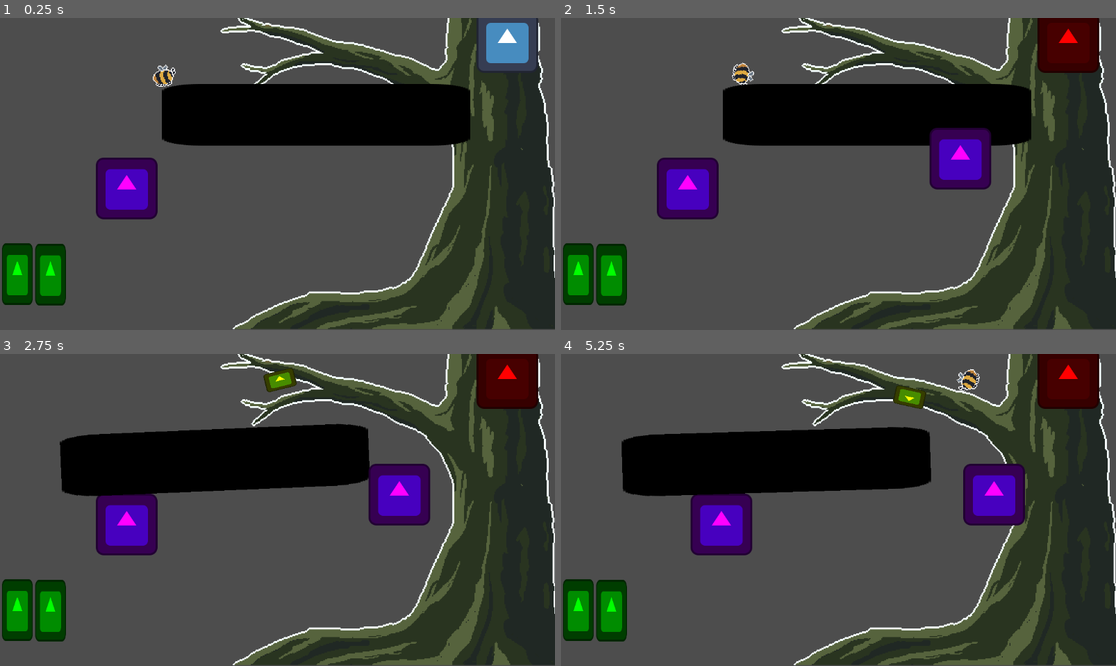
Above: before the commit, frames 1-4 (two rows, left to right).
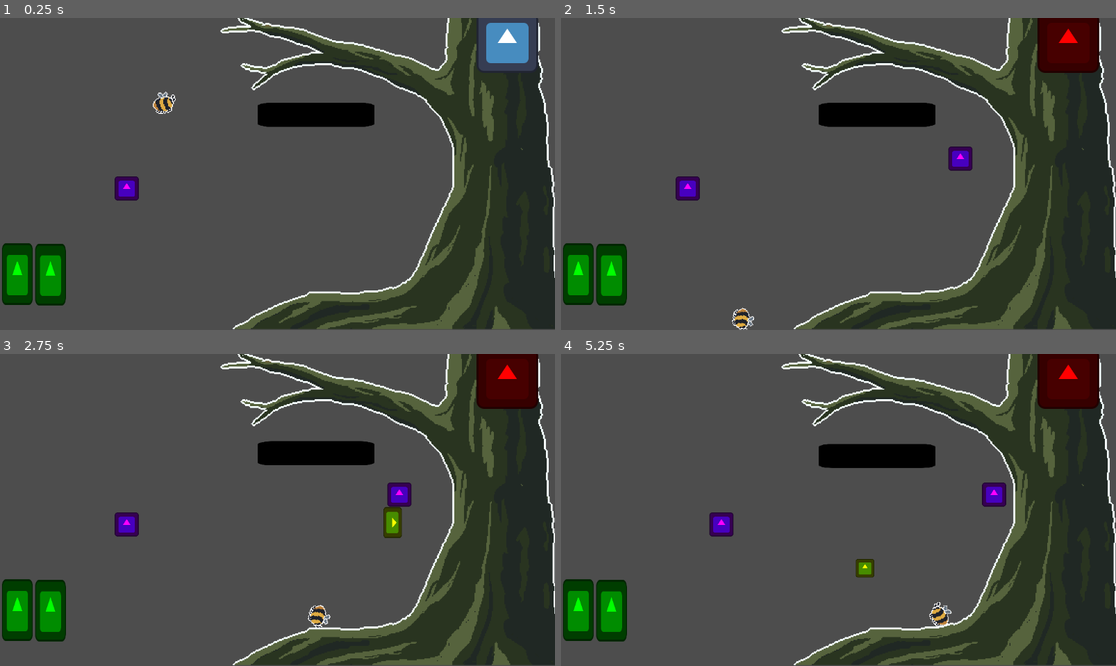
Above: after the commit, the same moments.

Repository: schmertenk/platformer
Game: Godot game, scene res://Game.tscn
Two runs of this game, one before a commit and one after it. Both use one fixed random seed, a clock stepped at 60 frames per second and the inputs below. The engine's default icon, where the game draws it, is replaced by a stand-in: a white triangle on a blue panel in a dark square.
Inputs (mouse positions are in pixels of both pictures, inside the frame that each line leads up to):
- Up to frame 1 (0.25 s): no input
- Up to frame 2 (1.5 s): click (1066, 42) at 0.5 s; tap Enter at 1.25 s; move the mouse to (960, 158) at 1.27 s; hold Right (right) from 1.28 s (still down); click (960, 158) at 1.35 s
- Up to frame 3 (2.75 s): keep holding Right (right); tap Space (jump) at 1.52, 2.27 s; move the mouse to (399, 494) at 2.02 s; right-click (399, 494) at 2.1 s
- Up to frame 4 (5.25 s): move the mouse to (894, 441) at 2.77 s; release Right (right) at 2.78 s; hold Left (left) 2.78-3.53 s; click (894, 441) at 2.85 s; move the mouse to (810, 572) at 3.52 s; hold Right (right) 3.53-5.03 s; right-click (810, 572) at 3.6 s; tap Space (jump) at 3.77, 4.52 s; move the mouse to (1005, 556) at 4.27 s; click (1005, 556) at 4.35 s; move the mouse to (672, 463) at 5.02 s; hold Left (left) from 5.03 s (still down); right-click (672, 463) at 5.1 s

The runs differ from the first frame. In frame 1, 12% of the frame differs, in the area x 17-85%, y 14-65%; in frame 2, 13%; in frame 3, 14%; in frame 4, 15%, in the area x 10-84%, y 4-88%.

Commit message:
Changed collision shapes

Diff:
--- a/Scenes/ControlPlatforms/A/A.tscn
+++ b/Scenes/ControlPlatforms/A/A.tscn
@@ -4,10 +4,10 @@
 [ext_resource type="Texture2D" uid="uid://cd1xkunslic63" path="res://icon.svg" id="2_mpali"]
 
 [sub_resource type="RectangleShape2D" id="RectangleShape2D_xdnme"]
-size = Vector2(127, 124)
+size = Vector2(50, 50)
 
 [sub_resource type="RectangleShape2D" id="RectangleShape2D_hqk8q"]
-size = Vector2(129.25, 129)
+size = Vector2(50, 50)
 
 [node name="A" type="Node2D"]
 script = ExtResource("1_v1mdy")
@@ -17,6 +17,8 @@
 
 [node name="Sprite2D" type="Sprite2D" parent="Body"]
 modulate = Color(1, 0, 1, 1)
+position = Vector2(0, 3.57628e-07)
+scale = Vector2(0.390625, 0.390625)
 texture = ExtResource("2_mpali")
 
 [node name="CollisionShape2D" type="CollisionShape2D" parent="Body"]
--- a/Scenes/ControlPlatforms/D/D.tscn
+++ b/Scenes/ControlPlatforms/D/D.tscn
@@ -4,10 +4,10 @@
 [ext_resource type="Texture2D" uid="uid://cd1xkunslic63" path="res://icon.svg" id="2_f3itf"]
 
 [sub_resource type="RectangleShape2D" id="RectangleShape2D_xdnme"]
-size = Vector2(127, 124)
+size = Vector2(50, 50)
 
 [sub_resource type="RectangleShape2D" id="RectangleShape2D_hqk8q"]
-size = Vector2(129.25, 129)
+size = Vector2(50, 50)
 
 [node name="D" type="Node2D"]
 script = ExtResource("1_n6snq")
@@ -17,6 +17,8 @@
 
 [node name="Sprite2D" type="Sprite2D" parent="Body"]
 modulate = Color(0.694118, 0.631373, 0, 1)
+position = Vector2(0, -2.98023e-08)
+scale = Vector2(0.390625, 0.390625)
 texture = ExtResource("2_f3itf")
 
 [node name="CollisionShape2D" type="CollisionShape2D" parent="Body"]
--- a/Scenes/ControlPlatforms/S/S.tscn
+++ b/Scenes/ControlPlatforms/S/S.tscn
@@ -4,10 +4,10 @@
 [ext_resource type="Texture2D" uid="uid://cd1xkunslic63" path="res://icon.svg" id="2_nahmo"]
 
 [sub_resource type="RectangleShape2D" id="RectangleShape2D_o4emf"]
-size = Vector2(127, 124)
+size = Vector2(50, 50)
 
 [sub_resource type="RectangleShape2D" id="RectangleShape2D_5egyb"]
-size = Vector2(154.227, 146.906)
+size = Vector2(50, 50)
 
 [node name="S" type="Node2D"]
 script = ExtResource("1_e7o7x")
@@ -16,6 +16,8 @@
 
 [node name="Sprite2D" type="Sprite2D" parent="Body"]
 modulate = Color(0.694118, 0.631373, 0, 1)
+position = Vector2(0, -2.38419e-07)
+scale = Vector2(0.390625, 0.390625)
 texture = ExtResource("2_nahmo")
 
 [node name="CollisionShape2D" type="CollisionShape2D" parent="Body"]
--- a/Scenes/ControlPlatforms/Space/Space.tscn
+++ b/Scenes/ControlPlatforms/Space/Space.tscn
@@ -4,6 +4,7 @@
 [ext_resource type="Texture2D" uid="uid://cd1xkunslic63" path="res://icon.svg" id="2_40vgy"]
 
 [sub_resource type="RectangleShape2D" id="RectangleShape2D_pg3q8"]
+size = Vector2(242, 50)
 
 [node name="Space" type="Node2D"]
 script = ExtResource("1_4a5iq")
@@ -14,9 +15,8 @@
 
 [node name="Sprite2D" type="Sprite2D" parent="Body"]
 modulate = Color(0, 0, 0, 1)
-scale = Vector2(5, 1)
+scale = Vector2(1.89063, 0.390625)
 texture = ExtResource("2_40vgy")
 
 [node name="CollisionShape2D" type="CollisionShape2D" parent="Body"]
-scale = Vector2(32, 6.3)
 shape = SubResource("RectangleShape2D_pg3q8")
